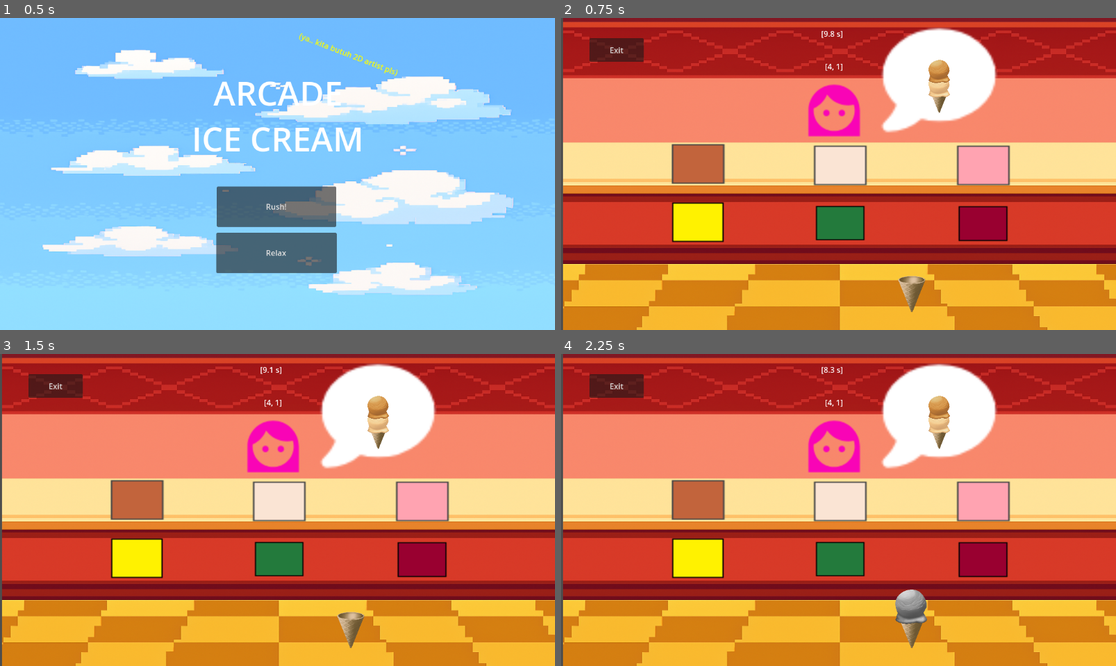
Above: before the commit, frames 1-4 (two rows, left to right).
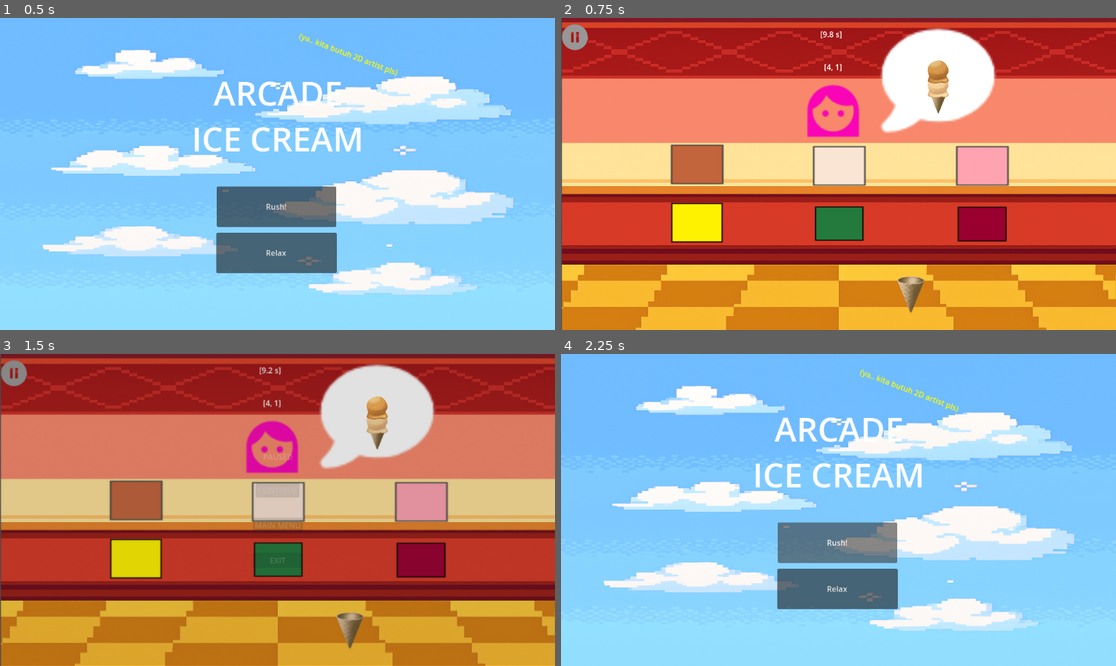
Above: after the commit, the same moments.

Repository: adamsutan/ice_cream_arcade
Game: Godot game, scene res://main_menu.tscn
Same seed, same stepped clock (60 frames per second), same inputs: the game is played once before the commit and once after it.
Inputs (mouse positions are in pixels of both pictures, inside the frame that each line leads up to):
- Up to frame 1 (0.5 s): no input
- Up to frame 2 (0.75 s): click "Rush!" at 0.5 s
- Up to frame 3 (1.5 s): click (16, 372) at 1.27 s
- Up to frame 4 (2.25 s): click (838, 525) at 2 s, where only the run after the commit has a clickable "MAIN MENU"

Frame 1 is identical in both runs. In frame 2, 8.2% of the frame differs, in the area x 0-100%, y 0-100%; in frame 3, 71%; in frame 4, 99%.

Commit message:
i hate pause menu

Diff:
--- a/game.gd
+++ b/game.gd
@@ -17,6 +17,10 @@
 @onready var order_debug: RichTextLabel = $Order
 @onready var scoop_container = $"IceCreamDisplay/scoop_currently"
 @onready var customer_position = $"CustomerDisplay"
+
+# pause variable (for editing kalau mau)
+var PauseMenu = preload("res://pause_menu.tscn")
+var pause_instance = null
 
 # Path (relative to this node) to the node that should contain order scoops.
 # Sesuaikan kalau struktur scene root-mu beda. Default sesuai screenshotmu.
@@ -276,5 +280,9 @@
 	add_scoop_by_code(4)
 	serve.append(4)
 
-func _on_exit_button_pressed() -> void:
-	get_tree().change_scene_to_file("res://main_menu.tscn")
+func _on_pause_pressed() -> void:
+	print("pause is pressed")
+	if pause_instance == null or not pause_instance.is_inside_tree():
+		pause_instance = PauseMenu.instantiate()
+		get_tree().root.add_child(pause_instance)
+		pause_instance.pause()
--- a/game.tscn
+++ b/game.tscn
@@ -10,22 +10,17 @@
 [ext_resource type="Texture2D" uid="uid://cb8wkxy0o1aex" path="res://assets/graphics/ice_creams/green tea template.png" id="8_hve3p"]
 [ext_resource type="Texture2D" uid="uid://caf6ny43pu8lh" path="res://assets/graphics/png/cone.png" id="8_mfdv2"]
 [ext_resource type="Texture2D" uid="uid://ch73snsrcurpq" path="res://assets/graphics/ice_creams/red velvet.png" id="9_mfdv2"]
+[ext_resource type="Texture2D" uid="uid://dyp3hwkg1347c" path="res://assets/graphics/backgrounds/gridicons--pause.png" id="11_mfdv2"]
+[ext_resource type="PackedScene" uid="uid://cn8g0ug55xsuy" path="res://pause_menu.tscn" id="12_iotsf"]
 
 [node name="game" type="Node2D"]
-position = Vector2(0, -1)
+position = Vector2(-2, 0)
 script = ExtResource("1_ryrav")
 
 [node name="background" type="Sprite2D" parent="."]
 position = Vector2(579.00006, 325.00003)
 scale = Vector2(1.123291, 0.4235026)
 texture = ExtResource("1_80nbo")
-
-[node name="ExitButton" type="Button" parent="."]
-offset_left = 59.0
-offset_top = 43.0
-offset_right = 172.0
-offset_bottom = 92.0
-text = "Exit"
 
 [node name="TimerDisplay" type="RichTextLabel" parent="."]
 offset_left = 516.0
@@ -130,7 +125,22 @@
 wait_time = 10.0
 autostart = true
 
-[connection signal="pressed" from="ExitButton" to="." method="_on_exit_button_pressed"]
+[node name="pause" type="TextureButton" parent="."]
+offset_left = -1.0
+offset_top = 8.0
+offset_right = 63.0
+offset_bottom = 72.0
+texture_normal = ExtResource("11_mfdv2")
+
+[node name="CanvasLayer" type="CanvasLayer" parent="."]
+follow_viewport_enabled = true
+
+[node name="Pause_menu" parent="CanvasLayer" instance=ExtResource("12_iotsf")]
+offset_left = 4.0
+offset_top = 1.0
+offset_right = 4.0
+offset_bottom = 1.0
+
 [connection signal="pressed" from="Vanilla" to="." method="_on_vanilla_pressed"]
 [connection signal="pressed" from="Strawberry" to="." method="_on_strawberry_pressed"]
 [connection signal="pressed" from="Chocolate" to="." method="_on_chocolate_pressed"]
@@ -139,3 +149,4 @@
 [connection signal="pressed" from="Red_Velvet" to="." method="_on_red_velvet_pressed"]
 [connection signal="pressed" from="IceCreamDisplay/cone" to="." method="_on_cone_pressed"]
 [connection signal="timeout" from="Timer" to="." method="_on_timer_timeout"]
+[connection signal="pressed" from="pause" to="." method="_on_pause_pressed"]
--- /dev/null
+++ b/pause_menu.gd
@@ -0,0 +1,43 @@
+extends Control
+func _ready() -> void:
+	$AnimationPlayer.play("RESET")
+	visible = false
+	# Make sure UI receives input while the tree is paused
+
+func resume() -> void:
+	$AnimationPlayer.play_backwards("blur")
+	# Unpause first (notification will hide), then ensure visible = false
+	get_tree().paused = false
+	visible = false
+
+func pause() -> void:
+	# Show UI then pause the tree (notification will call show() too)
+	visible = true
+	$AnimationPlayer.play("blur")
+	get_tree().paused = true
+
+func testpause():
+	pass
+
+
+func _on_continue_pressed() -> void:
+	resume()
+
+func _on_main_menu_pressed() -> void:
+	get_tree().paused = false
+	get_tree().change_scene_to_file("res://main_menu.tscn")
+
+func _on_exit_pressed() -> void:
+	get_tree().quit()
+
+func _process(delta):
+	testpause()
+
+func _notification(what: int) -> void:
+	match what:
+		# When the tree is paused, show the pause UI
+		Node.NOTIFICATION_PAUSED:
+			show()
+		# When unpaused, hide it
+		Node.NOTIFICATION_UNPAUSED:
+			hide()
--- /dev/null
+++ b/pause_menu.gdshader
@@ -0,0 +1,10 @@
+shader_type canvas_item;
+
+uniform sampler2D SCREEN_TEXTURE : hint_screen_texture, filter_linear_mipmap;
+
+uniform float lod : hint_range(0.0, 5) = 0.0;
+
+void fragment() {
+    	vec4 color = texture(SCREEN_TEXTURE, SCREEN_UV, lod);
+    	COLOR = color;
+}
--- /dev/null
+++ b/pause_menu.tscn
@@ -0,0 +1,205 @@
+[gd_scene load_steps=7 format=3 uid="uid://cn8g0ug55xsuy"]
+
+[ext_resource type="Script" uid="uid://bkj70svp06m37" path="res://pause_menu.gd" id="1_nwcfo"]
+[ext_resource type="Shader" uid="uid://cyn7kjdsilyxj" path="res://pause_menu.gdshader" id="2_05uyy"]
+
+[sub_resource type="ShaderMaterial" id="ShaderMaterial_p81d2"]
+shader = ExtResource("2_05uyy")
+shader_parameter/lod = 0.0
+
+[sub_resource type="Animation" id="Animation_nwcfo"]
+resource_name = "blur"
+length = 0.3
+tracks/0/type = "value"
+tracks/0/imported = false
+tracks/0/enabled = true
+tracks/0/path = NodePath("ColorRect:material:shader_parameter/lod")
+tracks/0/interp = 1
+tracks/0/loop_wrap = true
+tracks/0/keys = {
+"times": PackedFloat32Array(0, 0.3),
+"transitions": PackedFloat32Array(1, 1),
+"update": 0,
+"values": [0.0, 0.50800002413]
+}
+tracks/1/type = "bezier"
+tracks/1/imported = false
+tracks/1/enabled = true
+tracks/1/path = NodePath("Panel:modulate:r")
+tracks/1/interp = 1
+tracks/1/loop_wrap = true
+tracks/1/keys = {
+"handle_modes": PackedInt32Array(0, 2),
+"points": PackedFloat32Array(1, -0.15, 0, 0.15, 0, 1, -0.050000004, 0, 0, 0),
+"times": PackedFloat32Array(0, 0.3)
+}
+tracks/2/type = "bezier"
+tracks/2/imported = false
+tracks/2/enabled = true
+tracks/2/path = NodePath("Panel:modulate:g")
+tracks/2/interp = 1
+tracks/2/loop_wrap = true
+tracks/2/keys = {
+"handle_modes": PackedInt32Array(0, 2),
+"points": PackedFloat32Array(1, -0.15, 0, 0.15, 0, 1, -0.050000004, 0, 0, 0),
+"times": PackedFloat32Array(0, 0.3)
+}
+tracks/3/type = "bezier"
+tracks/3/imported = false
+tracks/3/enabled = true
+tracks/3/path = NodePath("Panel:modulate:b")
+tracks/3/interp = 1
+tracks/3/loop_wrap = true
+tracks/3/keys = {
+"handle_modes": PackedInt32Array(0, 2),
+"points": PackedFloat32Array(1, -0.15, 0, 0.15, 0, 1, -0.050000004, 0, 0, 0),
+"times": PackedFloat32Array(0, 0.3)
+}
+tracks/4/type = "bezier"
+tracks/4/imported = false
+tracks/4/enabled = true
+tracks/4/path = NodePath("Panel:modulate:a")
+tracks/4/interp = 1
+tracks/4/loop_wrap = true
+tracks/4/keys = {
+"handle_modes": PackedInt32Array(0, 2),
+"points": PackedFloat32Array(0, -0.15, 0, 0.15, 0, 1, -0.050000004, -0.16666667, 0, 0),
+"times": PackedFloat32Array(0, 0.3)
+}
+
+[sub_resource type="Animation" id="Animation_05uyy"]
+length = 0.001
+tracks/0/type = "value"
+tracks/0/imported = false
+tracks/0/enabled = true
+tracks/0/path = NodePath("ColorRect:material:shader_parameter/lod")
+tracks/0/interp = 1
+tracks/0/loop_wrap = true
+tracks/0/keys = {
+"times": PackedFloat32Array(0),
+"transitions": PackedFloat32Array(1),
+"update": 0,
+"values": [0.0]
+}
+tracks/1/type = "bezier"
+tracks/1/imported = false
+tracks/1/enabled = true
+tracks/1/path = NodePath("Panel:modulate:r")
+tracks/1/interp = 1
+tracks/1/loop_wrap = true
+tracks/1/keys = {
+"handle_modes": PackedInt32Array(0),
+"points": PackedFloat32Array(1, -0.15, 0, 0.15, 0),
+"times": PackedFloat32Array(0)
+}
+tracks/2/type = "bezier"
+tracks/2/imported = false
+tracks/2/enabled = true
+tracks/2/path = NodePath("Panel:modulate:g")
+tracks/2/interp = 1
+tracks/2/loop_wrap = true
+tracks/2/keys = {
+"handle_modes": PackedInt32Array(0),
+"points": PackedFloat32Array(1, -0.15, 0, 0.15, 0),
+"times": PackedFloat32Array(0)
+}
+tracks/3/type = "bezier"
+tracks/3/imported = false
+tracks/3/enabled = true
+tracks/3/path = NodePath("Panel:modulate:b")
+tracks/3/interp = 1
+tracks/3/loop_wrap = true
+tracks/3/keys = {
+"handle_modes": PackedInt32Array(0),
+"points": PackedFloat32Array(1, -0.15, 0, 0.15, 0),
+"times": PackedFloat32Array(0)
+}
+tracks/4/type = "bezier"
+tracks/4/imported = false
+tracks/4/enabled = true
+tracks/4/path = NodePath("Panel:modulate:a")
+tracks/4/interp = 1
+tracks/4/loop_wrap = true
+tracks/4/keys = {
+"handle_modes": PackedInt32Array(0),
+"points": PackedFloat32Array(0, -0.15, 0, 0.15, 0),
+"times": PackedFloat32Array(0)
+}
+
+[sub_resource type="AnimationLibrary" id="AnimationLibrary_p81d2"]
+_data = {
+&"RESET": SubResource("Animation_05uyy"),
+&"blur": SubResource("Animation_nwcfo")
+}
+
+[node name="Pause_menu" type="Control"]
+process_mode = 3
+layout_mode = 3
+anchors_preset = 15
+anchor_right = 1.0
+anchor_bottom = 1.0
+grow_horizontal = 2
+grow_vertical = 2
+script = ExtResource("1_nwcfo")
+
+[node name="ColorRect" type="ColorRect" parent="."]
+material = SubResource("ShaderMaterial_p81d2")
+layout_mode = 1
+anchors_preset = 15
+anchor_right = 1.0
+anchor_bottom = 1.0
+grow_horizontal = 2
+grow_vertical = 2
+color = Color(0.18359044, 0.18359044, 0.18359044, 1)
+
+[node name="Panel" type="PanelContainer" parent="."]
+modulate = Color(1, 1, 1, 0)
+layout_mode = 1
+anchors_preset = 15
+anchor_right = 1.0
+anchor_bottom = 1.0
+offset_left = 1.0
+offset_top = -1.0
+offset_right = 1.0
+offset_bottom = -1.0
+grow_horizontal = 2
+grow_vertical = 2
+
+[node name="VBoxContainer" type="VBoxContainer" parent="Panel"]
+layout_mode = 2
+size_flags_horizontal = 4
+size_flags_vertical = 4
+size_flags_stretch_ratio = 0.0
+theme_override_constants/separation = 42
+
+[node name="Label" type="Label" parent="Panel/VBoxContainer"]
+layout_mode = 2
+size_flags_horizontal = 4
+size_flags_vertical = 1
+text = "PAUSED"
+
+[node name="Continue" type="Button" parent="Panel/VBoxContainer"]
+layout_mode = 2
+size_flags_horizontal = 4
+size_flags_vertical = 8
+text = "CONTINUE"
+
+[node name="Main_Menu" type="Button" parent="Panel/VBoxContainer"]
+layout_mode = 2
+size_flags_horizontal = 4
+text = "MAIN MENU"
+
+[node name="Exit" type="Button" parent="Panel/VBoxContainer"]
+layout_mode = 2
+size_flags_vertical = 4
+text = "EXIT
+"
+
+[node name="AnimationPlayer" type="AnimationPlayer" parent="."]
+libraries = {
+&"": SubResource("AnimationLibrary_p81d2")
+}
+
+[connection signal="pressed" from="Panel/VBoxContainer/Continue" to="." method="_on_continue_pressed"]
+[connection signal="pressed" from="Panel/VBoxContainer/Main_Menu" to="." method="_on_main_menu_pressed"]
+[connection signal="pressed" from="Panel/VBoxContainer/Exit" to="." method="_on_exit_pressed"]
Binary file added: assets/graphics/backgrounds/gridicons--pause.png
Not shown, added: assets/graphics/backgrounds/gridicons--pause.png.import
Not shown: 1 places in game.tscn that only renumber resources
Not shown, added: pause_menu.gd.uid
Not shown, added: pause_menu.gdshader.uid
